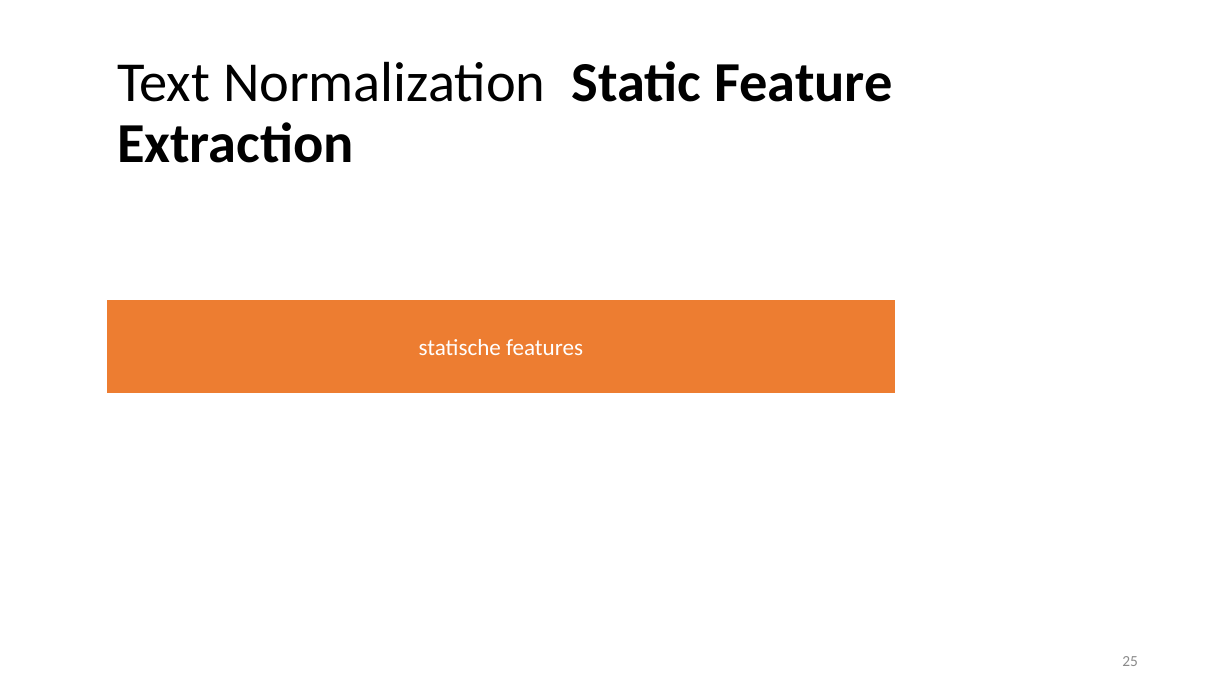
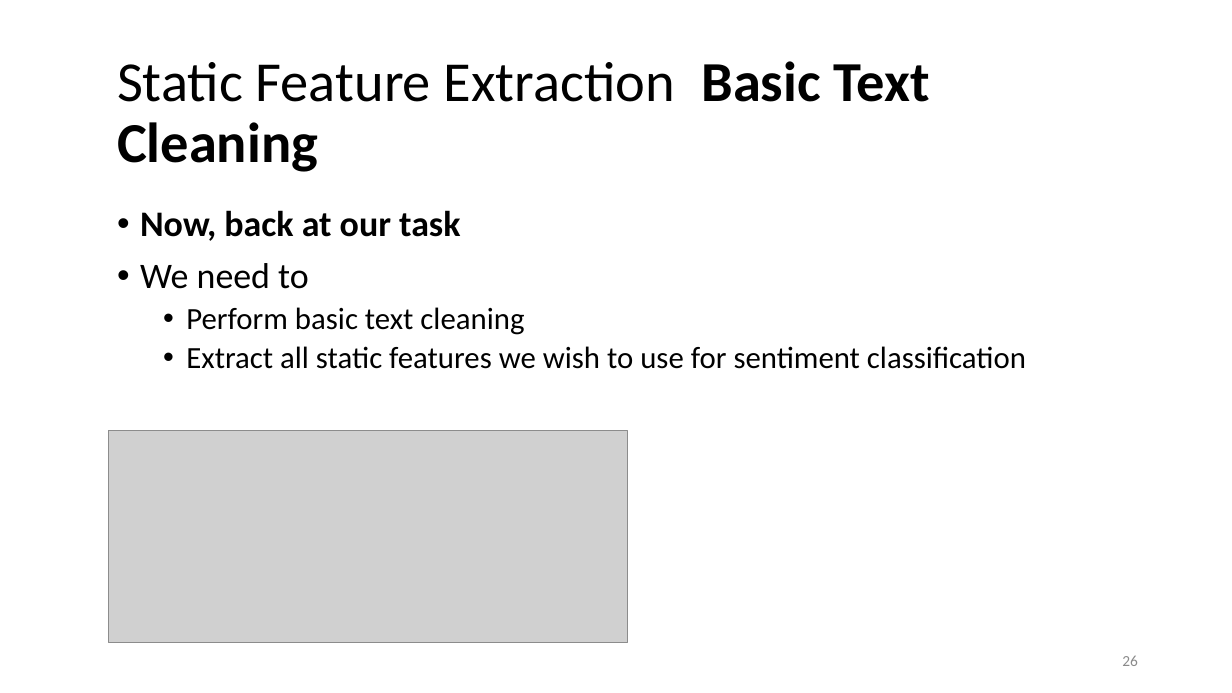
Before and after one commit to lisa-wm/consulting, a slide deck: slide 26 of 5_seminar/Contents_Part_02/slides/Präsentation_Teil2_Lisa.pptx (slide 25 before the commit). Drawn at 1232x693 pixels with LibreOffice and Linux fonts; fonts in the diff are those of the drawing; grey boxes stand for pictures. Boxes give left, top, right and bottom in pixels: in the first picture for what was removed or moved away, otherwise in the second. Text is boxed around its words. In the diff, an @@ line names an element or a change of style, - is before the commit and + after.

Commit message:
drafted demo text cleaning

```diff
--- a/5_seminar/Contents_Part_02/slides/Präsentation_Teil2_Lisa.pptx
+++ b/5_seminar/Contents_Part_02/slides/Präsentation_Teil2_Lisa.pptx
@@ title at [117, 61, 930, 172]: text changed; bold off @@
-Text Normalization Static Feature Extraction
+Static Feature Extraction Basic Text Cleaning
@@ text added at [140, 210, 1026, 369], 24 pt, text #000000 @@
+• Now, back at our task
+• We need to
+  • Perform basic text cleaning
+  • Extract all static features we wish to use for sentiment classification
@@ rectangle removed at [108, 300, 895, 393] @@
-statische features
@@ picture added at [108, 431, 628, 642] @@
@@ page number at [1122, 655, 1138, 666]: text changed @@
-25
+26
```
Also in this commit, not shown: 10 other slides changed, 4 slides added, 20 other files.
